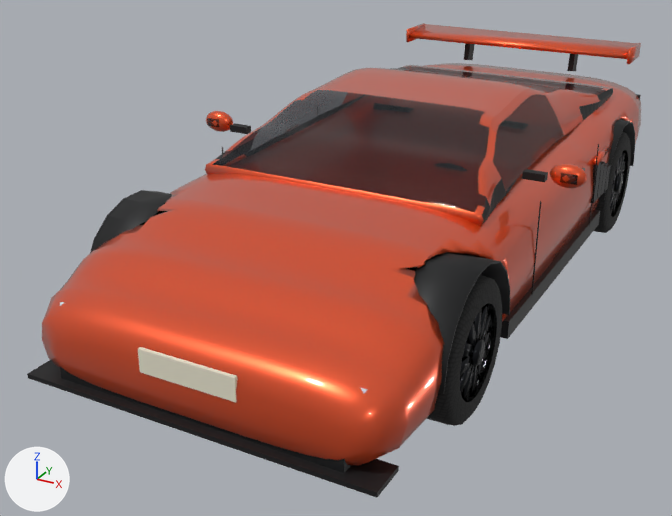
The Blender file blender/car_super.blend, before and after one commit.
Both versions are drawn from a 50 mm camera at (2.26, -5.04, 2.51) aimed at (-0.31, -0.36, 0.17). Arrows for +X, +Y and +Z are at lower left; the lights stay in place. The first picture is the older version.

Script lines for the objects in view, before the commit:
```python
ob_body = bpy.data.objects.new('Body', me_super_body)
ob_body.parent = ob_super
ob_body.location = (0.0, 0.0, 0.0)
ob_door_l = bpy.data.objects.new('Door_L', me_door_l)
ob_door_l.parent = ob_body
ob_door_l.location = (0.98, -0.546, 0.578)
ob_wheel_rl = bpy.data.objects.new('wheel_RL', me_wheel_rl)
ob_wheel_rl.parent = ob_super
ob_wheel_rl.location = (0.86, 1.36, 0.36)
# also in view: 'wheel_FL' at (0.86, -1.38, 0.36)
```
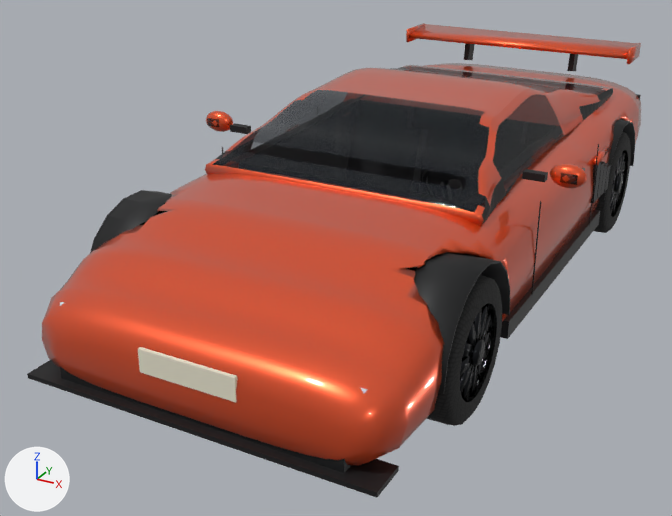
Boxes [x1, y1, x2, y2] around the edits, measured in the pictures (672 x 516 px):
part 1 of me_super_body, added: after [247, 143, 349, 169]
part 2 of me_super_body, cut back: before [241, 142, 466, 190]; after [419, 169, 457, 185]

What the commit changed:
me_super_body is used by ob_body; parent ob_super; location (0.0, 0.0, 0.0).
me_super_body had 3461 vertices, 3096 faces and spanned x -1.2..1.01, y -2.31..2.38, z 0.1..1.21.
me_super_body now has 3541 vertices, 3026 faces and spans x -1.2..1.01, y -2.31..2.38, z 0.1..1.21.
me_super_body part 1: a new loose piece of 131 vertices spanning x -0.78..-0.68, y -0.83..0.7, z 0.19..0.9.
Part 2, on me_super_body:
158 vertices are removed from x -0.6..0.75, y -0.77..0.66, z 0.8..0.89.
211 faces are deleted.
12 vertices are added at x -0.7..0.7, y -0.83..0.7, z 0.19..0.9.
4 new faces join them, mat_interior (black #2a2b2e).
Other edits to the shape of me_super_body do not show in these pictures.
